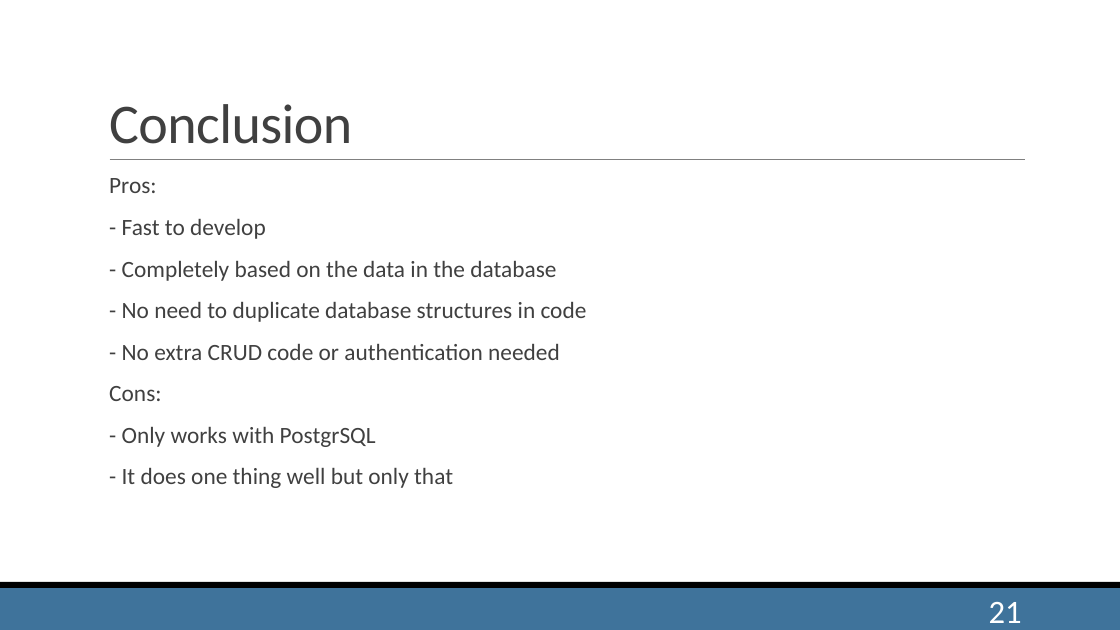
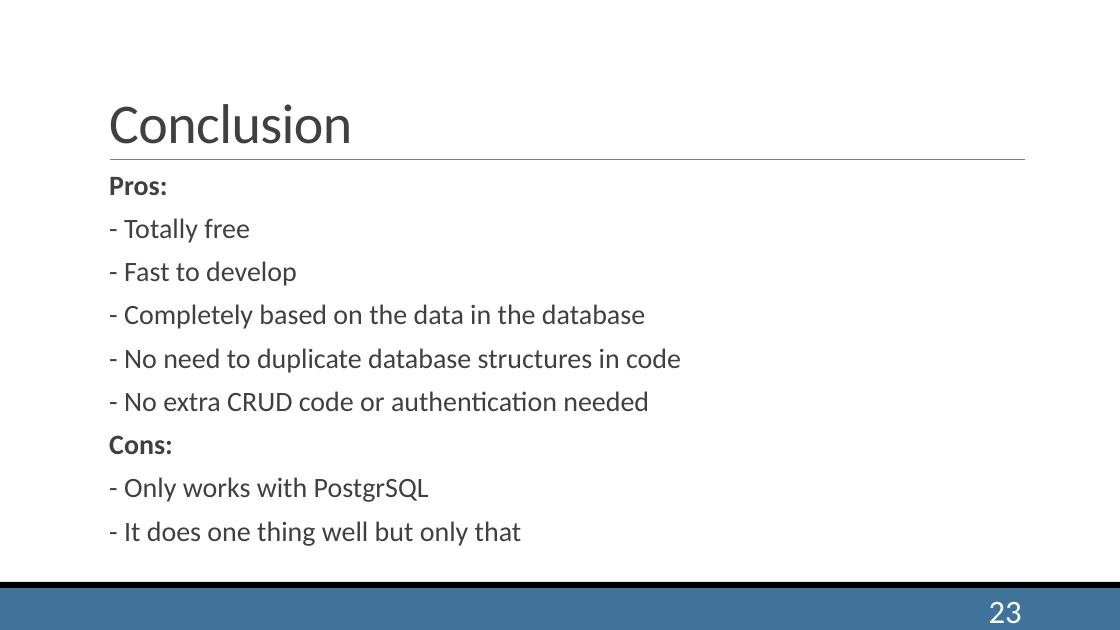
Before and after one commit to sebivenlo/PostgREST2019, a slide deck: slide 23 of PostgREST2019_Workshop.pptx (slide 21 before the commit). Drawn at 1120x630 pixels with LibreOffice and Linux fonts; fonts in the diff are those of the drawing. Boxes give left, top, right and bottom in pixels: in the first picture for what was removed or moved away, otherwise in the second. Text is boxed around its words. In the diff, an @@ line names an element or a change of style, - is before the commit and + after.

```diff
--- a/PostgREST2019_Workshop.pptx
+++ b/PostgREST2019_Workshop.pptx
@@ text at bbox=[109, 177, 681, 546]: size 20 to 24 pt; bold on in "Pros:", "Cons:"; line spacing 0.9 to 0.8 @@
@@ text at bbox=[124, 218, 250, 243]: paragraph added @@
+  - Totally free
@@ page number at bbox=[989, 602, 1022, 623]: text changed @@
-21
+23
```
Also in this commit, not shown: 1 other slide changed, 2 slides added.
